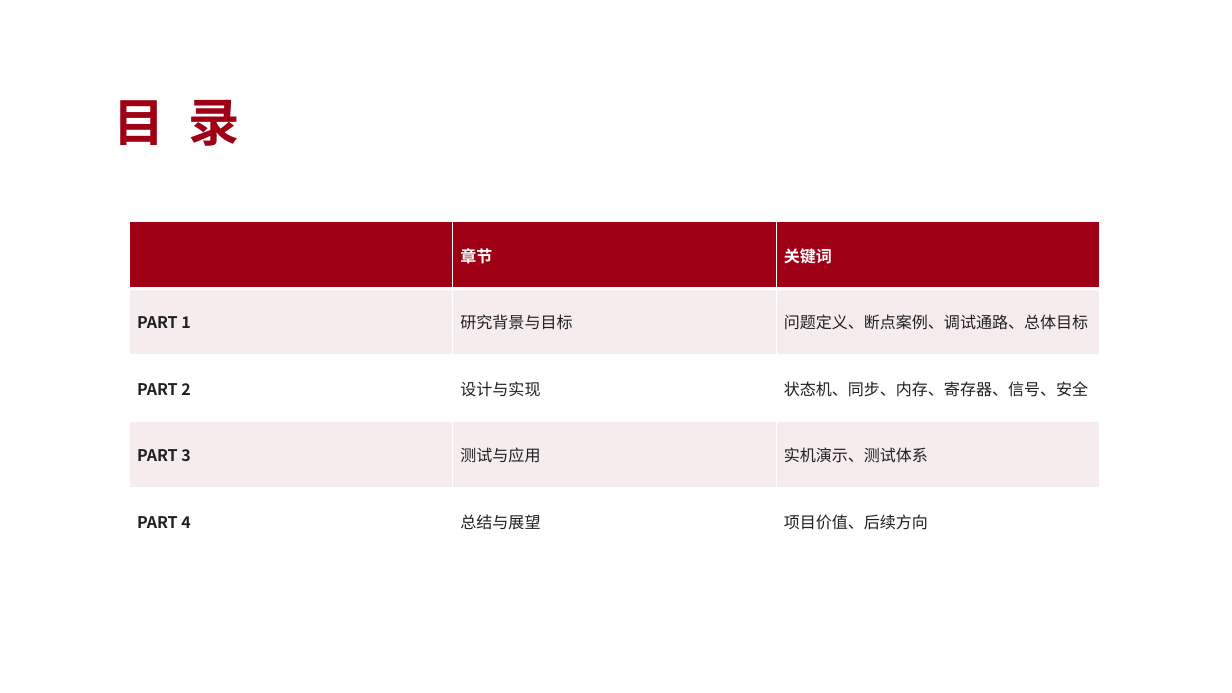
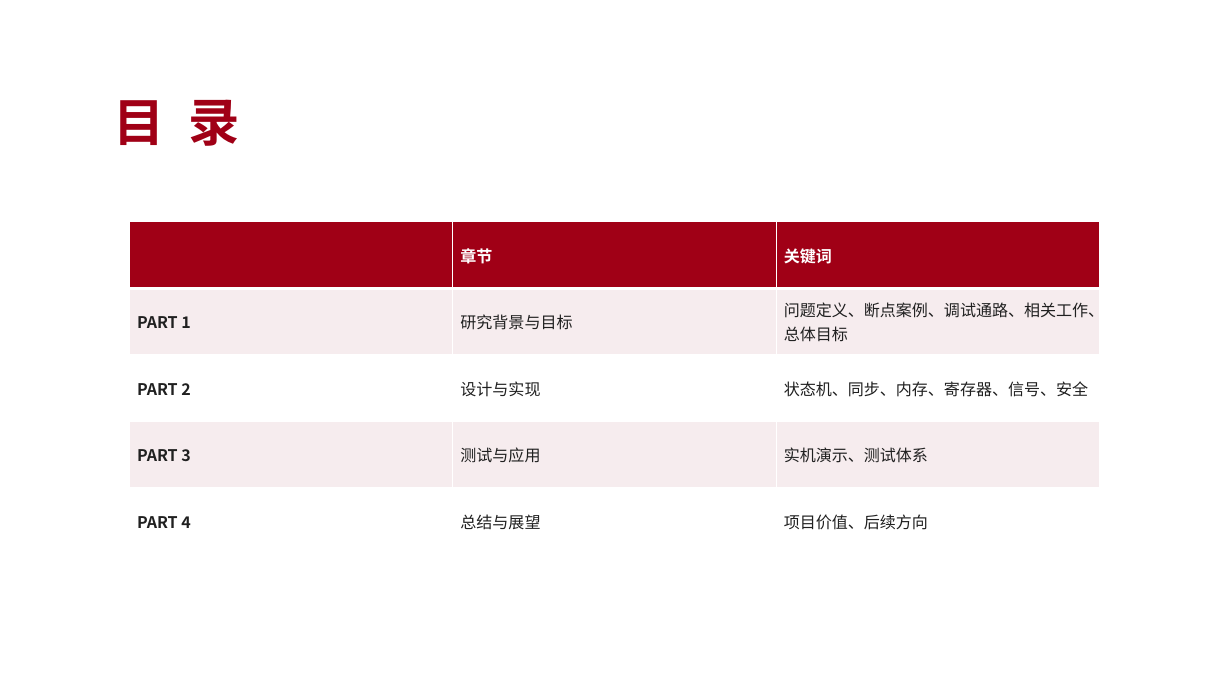
Before and after one commit to vvvvsv/asterinas, a slide deck: slide 2 of research_practice/答辩-科研实践.pptx. Drawn at 1232x693 pixels with LibreOffice and Linux fonts; fonts in the diff are those of the drawing. Boxes give left, top, right and bottom in pixels: in the first picture for what was removed or moved away, otherwise in the second. Text is boxed around its words. In the diff, an @@ line names an element or a change of style, - is before the commit and + after.

```diff
--- a/research_practice/答辩-科研实践.pptx
+++ b/research_practice/答辩-科研实践.pptx
@@ table at [129, 222, 1100, 555] @@
-row 2, column 3: 问题定义、断点案例、调试通路、总体目标
+row 2, column 3: 问题定义、断点案例、调试通路、相关工作、总体目标
```
Also in this commit, not shown: 4 other slides changed, 1 slide added, 4 other files.
